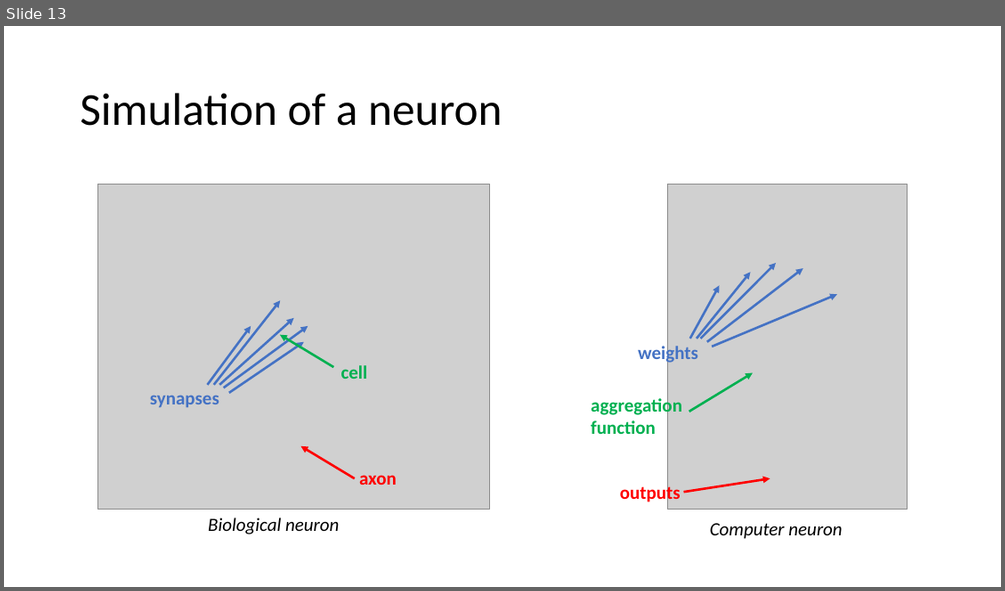
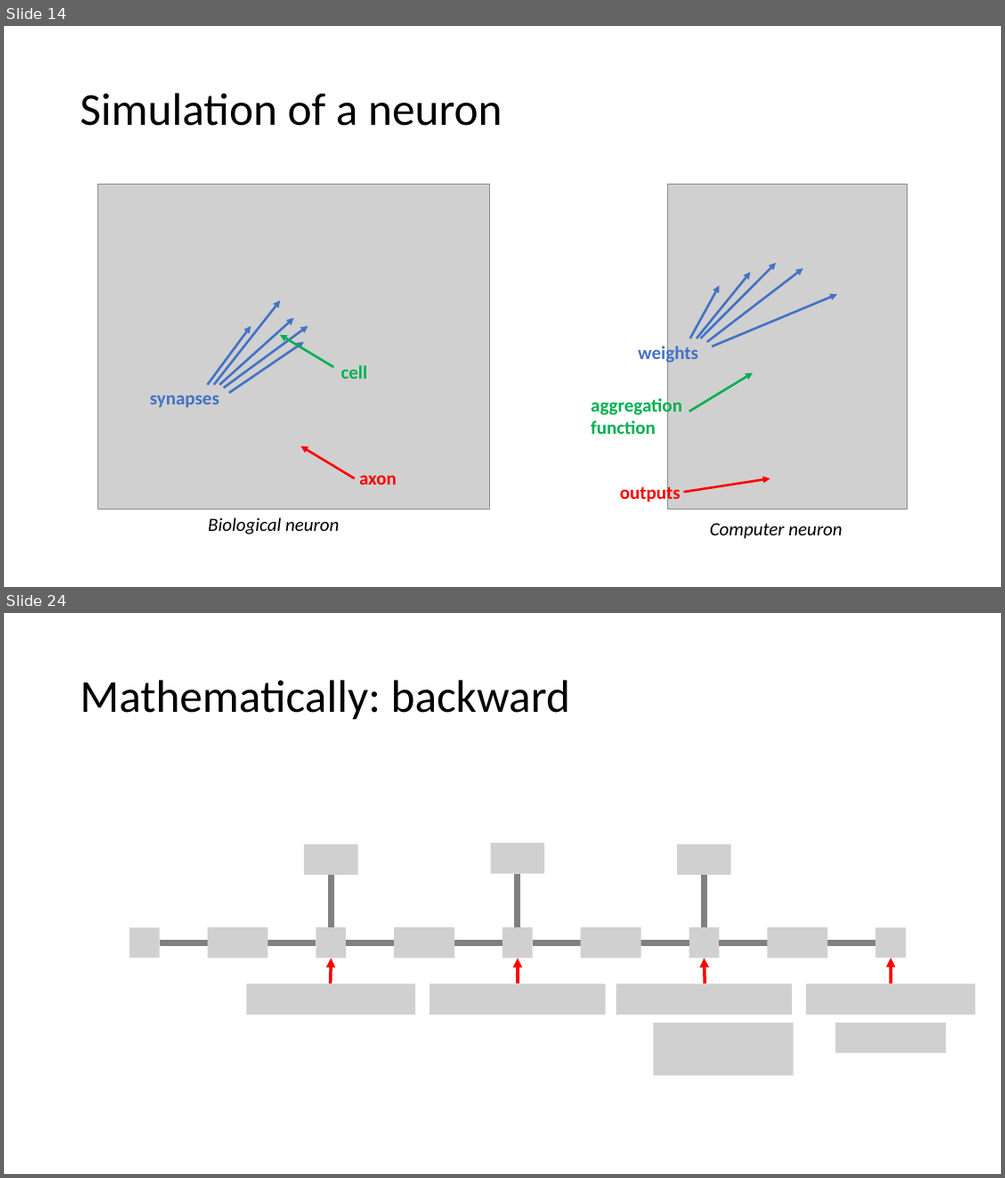
Before and after one commit to MICS-Lab/DeepLearningCourse, a slide deck: Slides_1.pptx. Shown one above the other, each under a label of ours: slide 13 before the commit, slides 14 and 24 after it; the slides between them are not shown. The pictures are 1005x591 and 1005x1178 pixels, drawn with LibreOffice and Linux fonts; fonts in the diff are those of the drawing; grey boxes stand for pictures. Boxes give left, top, right and bottom in pixels: in the first picture for what was removed or moved away, otherwise in the second. Text is boxed around its words. In the diff, an @@ line names an element or a change of style, - is before the commit and + after.

```diff
--- a/Slides_1.pptx
+++ b/Slides_1.pptx
@@ slide 24 added at box(4, 613, 1001, 1174), background #FFFFFF @@
@@ title added at box(80, 680, 570, 720), 44 pt, text #000000 @@
+Mathematically: backward
@@ picture added at box(304, 844, 357, 875) @@
@@ picture added at box(491, 843, 544, 873) @@
@@ picture added at box(677, 844, 731, 875) @@
@@ line added from (331, 875) to (331, 927), #808080 6 pt @@
@@ line added from (518, 873) to (518, 927), #808080 6 pt @@
@@ line added from (704, 875) to (704, 927), #808080 6 pt @@
@@ picture added at box(129, 928, 160, 957) @@
@@ picture added at box(208, 927, 268, 957) @@
@@ picture added at box(316, 927, 346, 957) @@
@@ picture added at box(395, 927, 455, 957) @@
@@ picture added at box(502, 927, 533, 957) @@
@@ picture added at box(581, 927, 641, 957) @@
@@ picture added at box(689, 927, 719, 957) @@
@@ picture added at box(768, 927, 828, 957) @@
@@ picture added at box(876, 928, 906, 957) @@
@@ line added from (160, 943) to (316, 943), #808080 6 pt @@
@@ arrow added from (331, 984) to (331, 957), #FF0000 3 pt @@
@@ line added from (346, 943) to (502, 943), #808080 6 pt @@
@@ arrow added from (518, 984) to (518, 957), #FF0000 3 pt @@
@@ line added from (533, 943) to (689, 943), #808080 6 pt @@
@@ arrow added from (704, 984) to (704, 957), #FF0000 3 pt @@
@@ line added from (719, 943) to (876, 943), #808080 6 pt @@
@@ arrow added from (890, 984) to (890, 957), #FF0000 3 pt @@
@@ picture added at box(246, 984, 415, 1014) @@
@@ picture added at box(429, 984, 606, 1014) @@
@@ picture added at box(616, 984, 793, 1014) @@
@@ picture added at box(807, 984, 975, 1014) @@
@@ picture added at box(653, 1022, 793, 1076) @@
@@ picture added at box(835, 1022, 947, 1053) @@
@@ what was slide 13 is now slide 14 @@
```
Also in this commit, not shown: 2 slides changed, 11 other slides added, 1 slide removed, 1 other file.
